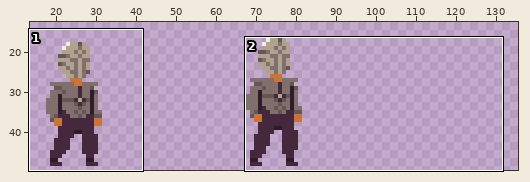
A sprite sheet gets an edit: Assets/Sprites/Characters/Player/Player idle.png. The first picture is a wide view before the edit; the outline marks the close-up.
Close-up. Before the commit:
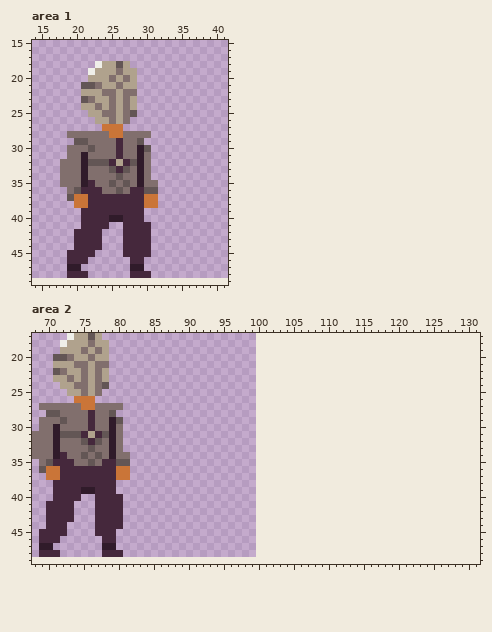
The file is 400x200 pixels, drawn in blocks of 4x4; one block is one cell here. Shown: area 1: x 14..41, y 15..49; area 2: x 68..131, y 17..49. The old version is drawn lined up with the new one, on the new canvas. The wide view leaves out empty margins.
Once edited:
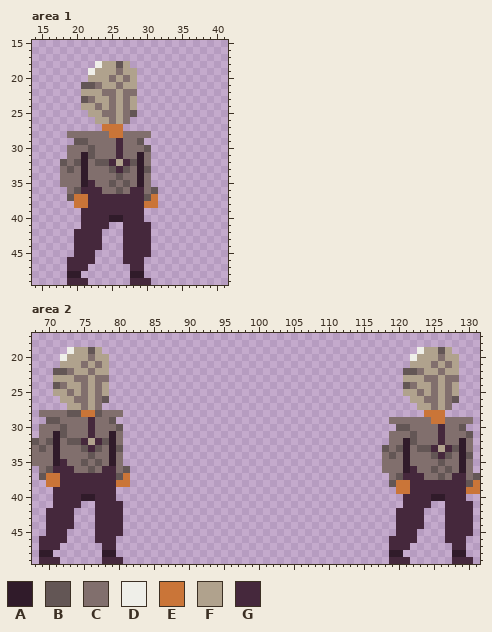
Palette (. is transparent): A #301b2a  B #635655  C #816f6d  D #efefe9  E #ca7538  F #b0a28d  G #45283c
Changes in this commit:
canvas 100x50 -> 150x50, the old top-left corner now at 0,-1 (the part of the old canvas that was cut away was empty and is not shown)
--- area 1
@@ x 16..33 @@
 29 ....BBCCCCGCCB....
-30 ...CCCBCCCGCCAB...
-31 ...CCACCCCGCCAC...
-32 ..CCCABBBGFGBAC...
-33 ..CCCACCCBGBCAC...
+30 ...CCCBCCCGCCCB...
+31 ...CCABCCCGCCAC...
+32 ..BCBACBBGFGBAC...
+33 ..CBCACCCBGBCAB...
 34 ..CCCACCCCBCCAC...
-35 ..CCCAGCCBCBCACC..
-36 ...CBGGGCCBCGGBB..
-37 ...BEEGGGGGGGGEE..
+35 ..CCCAGCCBCBCAC...
+36 ...CBGGGCCBCGGCB..
+37 ...BEEGGGGGGGGBE..
 38 ....EEGGGGGGGGEE..
@@ x 17..32 @@
 44 ...GGGG...GGGG..
-45 ..GGGG....GGGG..
-46 ..GGG......GG...
-47 ..AA.......AA...
-48 ..GGG......GGG..
-49 ................
+45 ...GGG....GGGG..
+46 ..GGGG....GGG...
+47 ..GGG......GG...
+48 ..AA.......AA...
+49 ..GGG......GGG..
--- area 2
@@ x 68..131 @@
-17 .....DFFBF......................................................
-18 ....DFFFCFF.....................................................
-19 ....FFFCFCF.....................................................
-20 ...BBCFFCFF.....................................................
-21 ...FFFCCFCC.....................................................
-22 ...BCFFCFCF.....................................................
-23 ...FFCFCFCF.....................................................
-24 ....FFCCFCB.....................................................
-25 .....FFCFC......................................................
-26 ......EEE.......................................................
-27 .CCCCCCEECCCC...................................................
-28 ..BBCCCCGCCB....................................................
-29 .CCCBCCCGCCAB...................................................
-30 .CCACCCCGCCAC...................................................
-31 CCCABBBGFGBAC...................................................
-32 CCCACCCBGBCAC...................................................
-33 CCCACCCCBCCAC...................................................
-34 CCCAGCCBCBCACC..................................................
-35 .CBGGGCCBCGGBB..................................................
-36 .BEEGGGGGGGGEE..................................................
-37 ..EEGGGGGGGGEE..................................................
-38 ...GGGGGGGGG....................................................
-39 ...GGGGAAGGG....................................................
-40 ...GGGG..GGGG...................................................
-41 ..GGGG...GGGG...................................................
-42 ..GGGG...GGGG...................................................
-43 ..GGGG...GGGG...................................................
-44 ..GGG....GGGG...................................................
-45 .GGGG....GGG....................................................
-46 .GGG......GG....................................................
-47 .AA.......AA....................................................
-48 .GGG......GGG...................................................
-49 ................................................................
+17 ................................................................
+18 ................................................................
+19 .....DFFBF.............................................DFFBF....
+20 ....DFFFCFF...........................................DFFFCFF...
+21 ....FFFCFCF...........................................FFFCFCF...
+22 ...BBCFFCFF..........................................BBCFFCFF...
+23 ...FFFCCFCC..........................................FFFCCFCC...
+24 ...BCFFCFCF..........................................BCFFCFCF...
+25 ...FFCFCFCF..........................................FFCFCFCF...
+26 ....FFCCFCB...........................................FFCCFCB...
+27 .....FFCFC.............................................FFCFC....
+28 .CCCCBBEEBCCC...........................................EEE.....
+29 ..BBCCCCGCCB.......................................CCCCCCEECCCC.
+30 .CCCBCCCGCCCB.......................................BBCCCCGCCB..
+31 .CCABCCCGCCAC......................................CCCBCCCGCCCB.
+32 BCBACBBGFGBAC......................................CCABCCCGCCAC.
+33 CBCACCCBGBCAB.....................................BCBACBBGFGBAC.
+34 CCCACCCCBCCAC.....................................CBCACCCBGBCAB.
+35 CCCAGCCBCBCAC.....................................CCCACCCCBCCAC.
+36 .CBGGGCCBCGGCB....................................CCCAGCCBCBCAC.
+37 .BEEGGGGGGGGBE.....................................CBGGGCCBCGGCB
+38 ..EEGGGGGGGGEE.....................................BEEGGGGGGGGBE
+39 ...GGGGGGGGG........................................EEGGGGGGGGEE
+40 ...GGGGAAGGG.........................................GGGGAAGGG..
+41 ...GGGG..GGGG........................................GGGG..GGGG.
+42 ..GGGG...GGGG.......................................GGGG...GGGG.
+43 ..GGGG...GGGG.......................................GGGG...GGGG.
+44 ..GGGG...GGGG.......................................GGGG...GGGG.
+45 ..GGG....GGGG.......................................GGG....GGGG.
+46 .GGGG....GGG.......................................GGGG....GGG..
+47 .GGG......GG.......................................GGG......GG..
+48 .AA.......AA.......................................AA.......AA..
+49 .GGG......GGG......................................GGG......GGG.
Changed places in both close-ups, as pixel boxes (x1, y1, x2, y2):
changed: (137, 145, 158, 201)
changed: (60, 152, 95, 173)
changed: (67, 250, 95, 285)
changed: (123, 257, 151, 285)
changed: (32, 333, 130, 564)
added: (382, 347, 480, 564)
